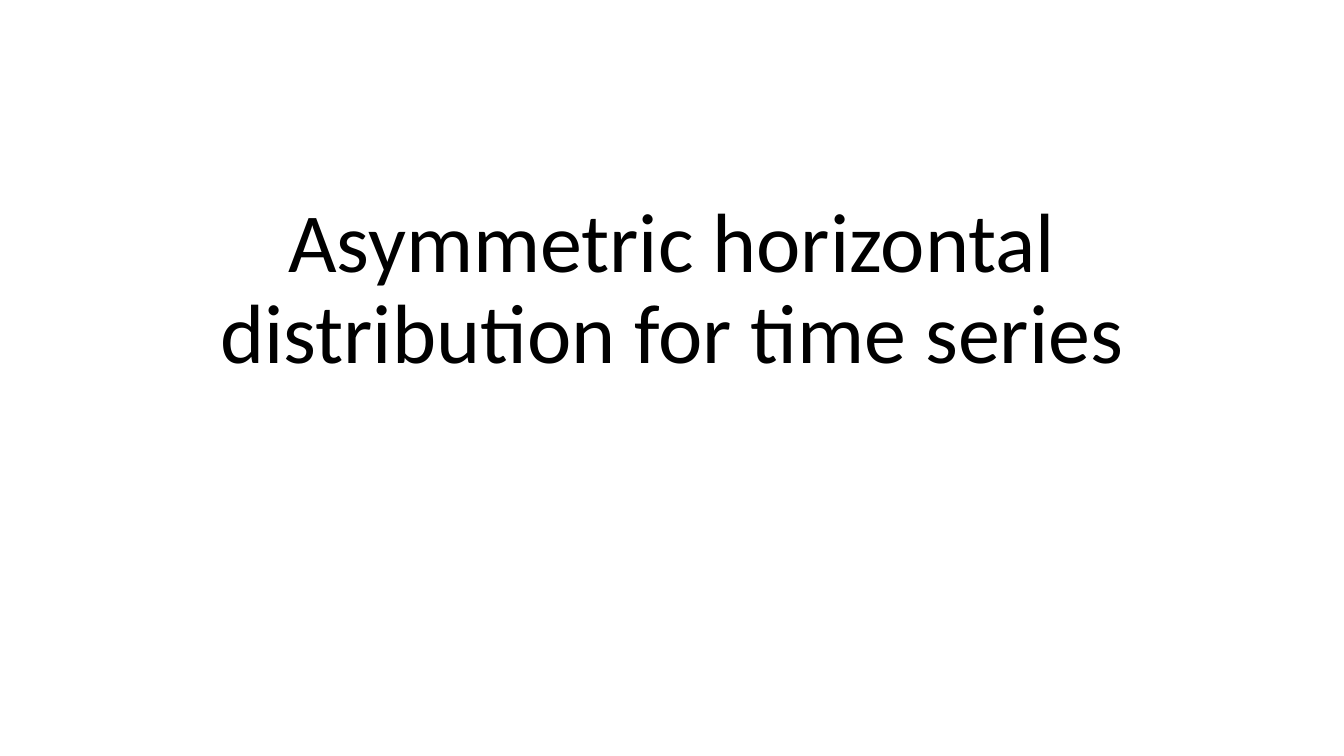
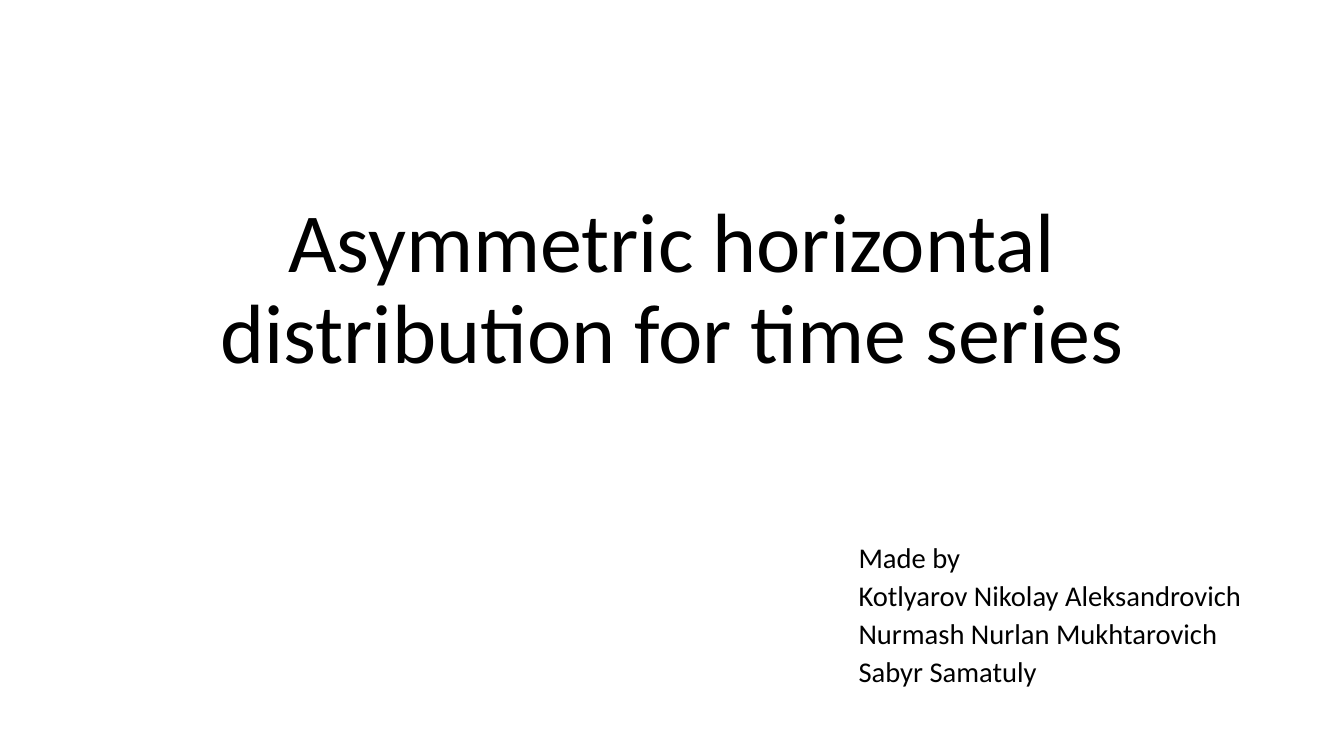
Before and after one commit to NickThe1/kbtu-data-visualization, a slide deck: slide 1 of distrib.pptx. Drawn at 1344x756 pixels with LibreOffice and Linux fonts; fonts in the diff are those of the drawing. Boxes give left, top, right and bottom in pixels: in the first picture for what was removed or moved away, otherwise in the second. Text is boxed around its words. In the diff, an @@ line names an element or a change of style, - is before the commit and + after.

Commit message:
fix: names added

```diff
--- a/distrib.pptx
+++ b/distrib.pptx
@@ subtitle added at bbox=[859, 548, 1241, 687], 20.4 pt, text #000000 @@
+Made by
+Kotlyarov Nikolay Aleksandrovich
+Nurmash Nurlan Mukhtarovich
+Sabyr Samatuly
```
